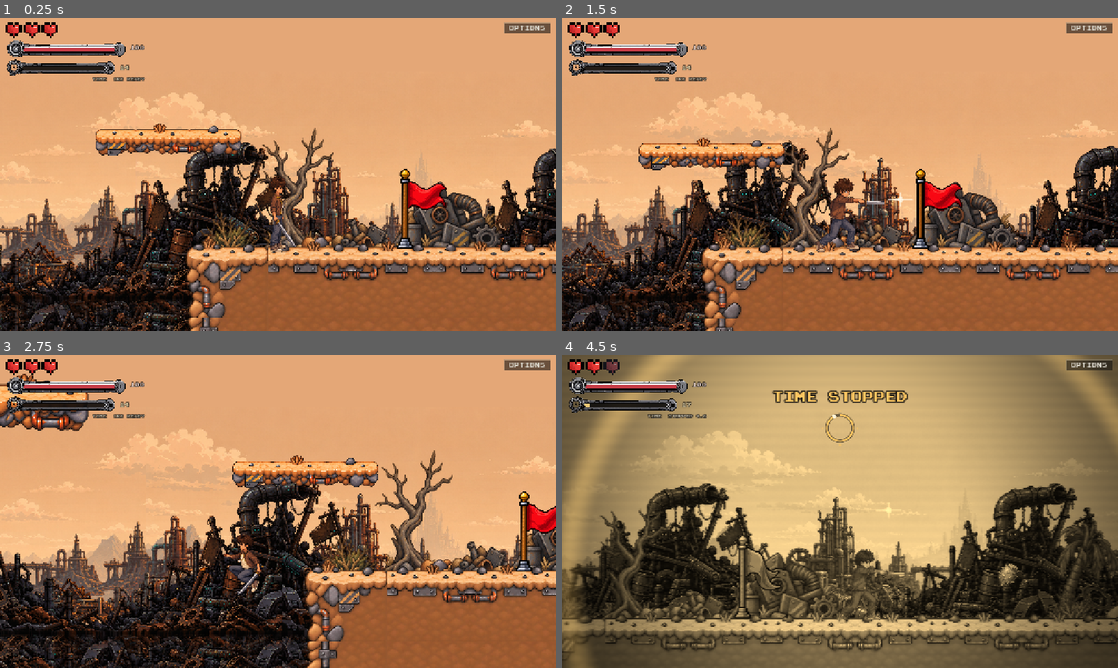
Above: before the commit, frames 1-4 (two rows, left to right).
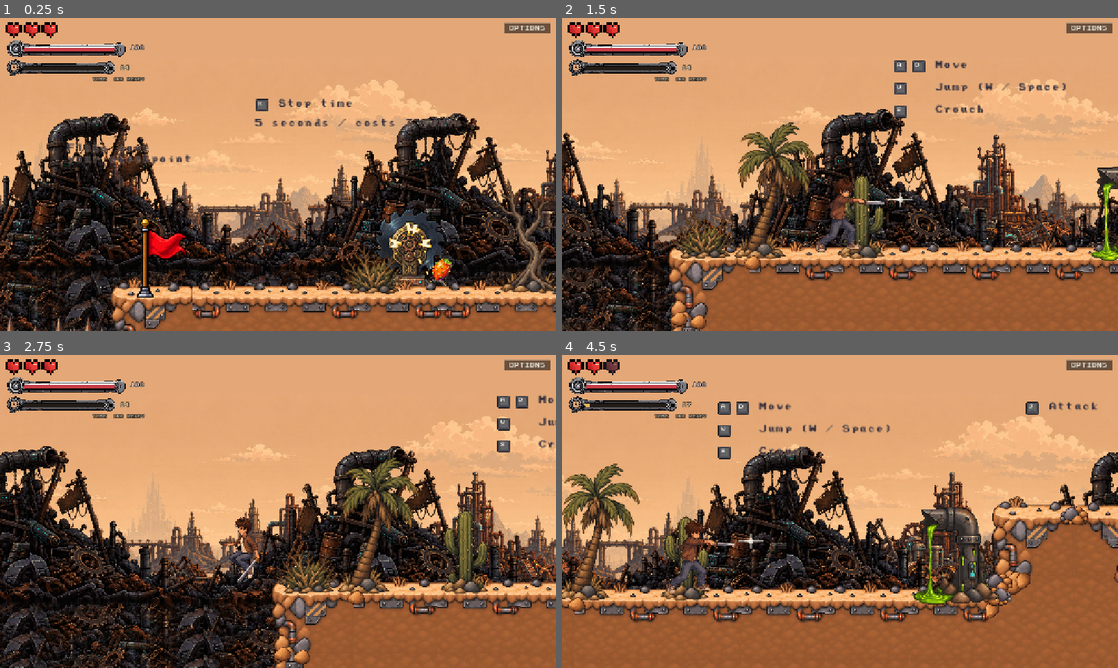
Above: after the commit, the same moments.

Repository: Zeyadzahran/years-to-spare
Game: Godot game, scene res://src/levels/level_01/level_01.tscn
Same seed, same stepped clock (60 frames per second), same inputs: the game is played once before the commit and once after it. This scene is started directly instead of the project's main scene. Sound files missing from this copy of the repository are replaced by a short silence.
Inputs (mouse positions are in pixels of both pictures, inside the frame that each line leads up to):
- Up to frame 1 (0.25 s): no input
- Up to frame 2 (1.5 s): tap Enter at 0.5 s; move the mouse to (962, 158) at 0.52 s; hold D (move_right) 0.53-1.25 s; tap J (attack) at 0.6 s; click (962, 158) at 0.67 s; tap Space (jump) at 0.77 s; drag from (728, 190) to (962, 199) at 1.27 s
- Up to frame 3 (2.75 s): move the mouse to (333, 442) at 2.02 s; hold A (move_left) from 2.03 s (still down); tap E (time_rewind) at 2.1 s
- Up to frame 4 (4.5 s): release A (move_left) at 2.75 s; drag from (812, 574) to (1101, 524) at 2.77 s; move the mouse to (1006, 558) at 3.52 s; hold D (move_right) 3.53-4.25 s; tap K (time_stop) at 3.6 s; tap Space (jump) at 3.77 s; drag from (673, 464) to (1079, 636) at 4.27 s

The runs differ from the first frame. In frame 1, 49% of the frame differs, in the area x 0-100%, y 19-100%; in frame 2, 36%; in frame 3, 44%; in frame 4, 81%, in the area x 0-100%, y 0-100%.

Commit message:
Sharpen Guardian sprites and preserve platform collision positions

Diff:
--- a/src/actors/enemy/guardian.tscn
+++ b/src/actors/enemy/guardian.tscn
@@ -48,6 +48,7 @@
 shape = SubResource("CapsuleShape2D_body")
 
 [node name="Sprite" type="AnimatedSprite2D" parent="."]
+texture_filter = 1
 z_index = 8
 scale = Vector2(3.5, 3.5)
 sprite_frames = SubResource("SpriteFrames_preview")
--- a/src/levels/level_01/level_01.tscn
+++ b/src/levels/level_01/level_01.tscn
@@ -30,10 +30,10 @@
 [ext_resource type="Texture2D" uid="uid://d3phh6mhrfc4b" path="res://assets/keys/K.png" id="29_tsq7e"]
 [ext_resource type="Script" uid="uid://bml7u6pies1ij" path="res://src/levels/level_01/boss_arena.gd" id="boss_arena_script"]
 [ext_resource type="Texture2D" uid="uid://csp6eptuobfmv" path="res://assets/sprites/boss-background.png" id="boss_background"]
+[ext_resource type="PackedScene" path="res://src/actors/enemy/guardian.tscn" id="boss_guardian"]
 [ext_resource type="SpriteFrames" path="res://src/levels/level_01/trapped_sister_frames.tres" id="boss_sister_frames"]
-[ext_resource type="PackedScene" path="res://src/world/platforms/slim_platform.tscn" id="boss_slim_platform"]
+[ext_resource type="PackedScene" uid="uid://cyll8to4t86fg" path="res://src/world/platforms/slim_platform.tscn" id="boss_slim_platform"]
 [ext_resource type="PackedScene" path="res://src/world/platforms/stair_step.tscn" id="boss_stair_step"]
-[ext_resource type="PackedScene" path="res://src/actors/enemy/guardian.tscn" id="boss_guardian"]
 [ext_resource type="PackedScene" path="res://src/world/gates/boss_gate.tscn" id="compact_15_53ogl"]
 [ext_resource type="PackedScene" uid="uid://yfrmkarwqwn4" path="res://src/world/platforms/moving_platform.tscn" id="late_2_3h2n3"]
 [ext_resource type="PackedScene" uid="uid://drfu0r2a1beyg" path="res://src/world/platforms/platform.tscn" id="late_4_uf5ar"]
@@ -57,7 +57,6 @@
 [node name="Level01" type="Node2D" unique_id=2026904255]
 script = ExtResource("1_a7tag")
 level_start_path = NodePath("World/LevelStart")
-debug_keep_editor_spawn = true
 
 [node name="Ambience" type="Node" parent="." unique_id=1708576858]
 
@@ -1855,6 +1854,7 @@
 collision_mask = 2
 
 [node name="Shape" type="CollisionShape2D" parent="World/BossArena/Activation" unique_id=258165559]
+position = Vector2(5, -38)
 shape = SubResource("RectangleShape2D_boss_activation")
 
 [node name="StompHazards" type="Node2D" parent="World/BossArena" unique_id=416304319]
--- a/src/world/platforms/slim_platform.gd
+++ b/src/world/platforms/slim_platform.gd
@@ -28,6 +28,6 @@
 	art.position.y = art_size.y * art_scale * 0.5
 	var box := shape.shape as RectangleShape2D
 	box.size = size
-	shape.position.y = size.y * 0.5
+	# Keep the collision position authored in the shared scene when resizing.
 	shape.one_way_collision = true
 	shape.one_way_collision_margin = 16.0
--- a/src/world/platforms/slim_platform.tscn
+++ b/src/world/platforms/slim_platform.tscn
@@ -1,6 +1,6 @@
-[gd_scene load_steps=5 format=3]
+[gd_scene format=3 uid="uid://cyll8to4t86fg"]
 
-[ext_resource type="Script" path="res://src/world/platforms/slim_platform.gd" id="1_script"]
+[ext_resource type="Script" uid="uid://2p6i8wfscfc6" path="res://src/world/platforms/slim_platform.gd" id="1_script"]
 [ext_resource type="Texture2D" uid="uid://b8w5ea6b7b88x" path="res://assets/sprites/platforms.png" id="2_platforms"]
 
 [sub_resource type="AtlasTexture" id="AtlasTexture_slim_slab"]
@@ -11,18 +11,18 @@
 resource_local_to_scene = true
 size = Vector2(220, 18)
 
-[node name="SlimPlatform" type="StaticBody2D"]
+[node name="SlimPlatform" type="StaticBody2D" unique_id=879314575]
 collision_mask = 0
 script = ExtResource("1_script")
 
-[node name="Art" type="Sprite2D" parent="."]
+[node name="Art" type="Sprite2D" parent="." unique_id=1799296637]
 z_index = -1
 position = Vector2(0, 24.4974)
 scale = Vector2(0.19064125, 0.19064125)
 texture = SubResource("AtlasTexture_slim_slab")
 
-[node name="Shape" type="CollisionShape2D" parent="."]
-position = Vector2(0, 9)
+[node name="Shape" type="CollisionShape2D" parent="." unique_id=1819220203]
+position = Vector2(0, 24)
 shape = SubResource("RectangleShape2D_slim")
 one_way_collision = true
 one_way_collision_margin = 16.0
